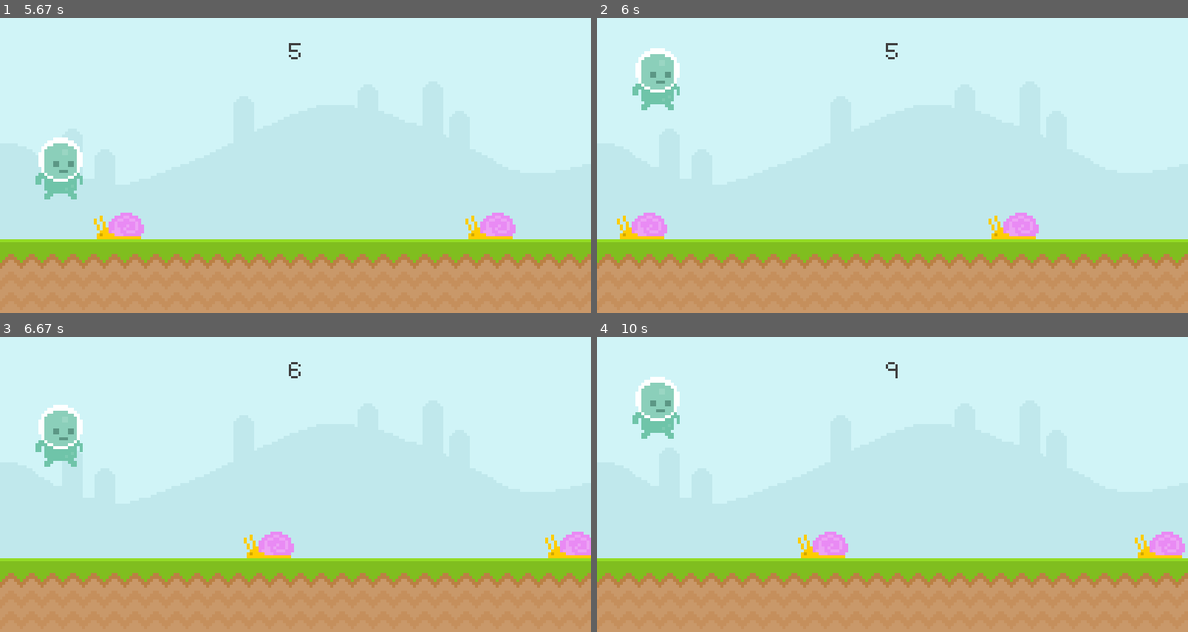
Above: before the commit, frames 1-4 (two rows, left to right).
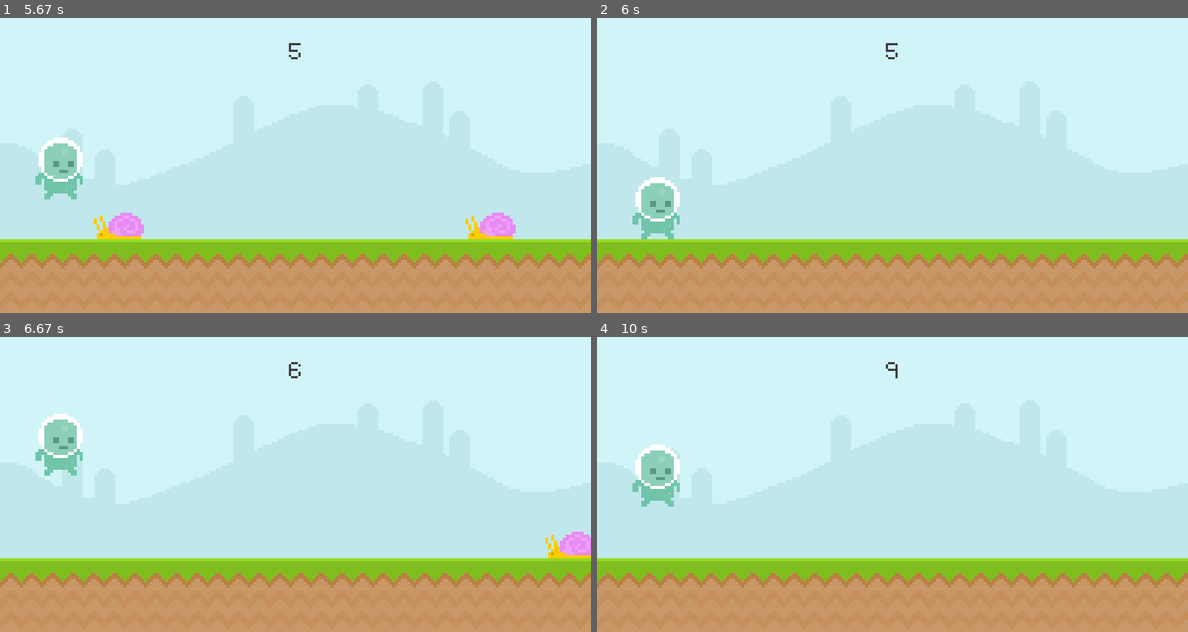
Above: after the commit, the same moments.

Repository: Dxaz/Runner-Pygame
Game: pygame game, started from src/__init__.py
Two runs of this game, one before a commit and one after it. Both use one fixed random seed, a clock stepped at 60 frames per second and the inputs below.
Inputs (mouse positions are in pixels of both pictures, inside the frame that each line leads up to):
- Up to frame 1 (5.67 s): tap Space at 0.33, 2, 2.4, 2.7, 3.23, 3.53, 4.3, 5.07, 5.47 s; click (59, 206) at 0.72 s
- Up to frame 2 (6 s): tap Space at 5.77 s
- Up to frame 3 (6.67 s): tap Space at 6.13, 6.53 s
- Up to frame 4 (10 s): tap Space at 6.83, 7.53, 8.37, 8.67, 8.9, 9.03, 9.23, 9.37, 9.5, 9.67, 9.8, 9.93 s

Frame 1 is identical in both runs. In frame 2, 3.3% of the frame differs, in the area x 3-75%, y 10-75%; in frame 3, 1.5%; in frame 4, 3.6%, in the area x 6-100%, y 13-75%.

Commit message:
Fixed collisions 1) fixed collisions 2) added some comments

Diff:
--- a/src/__init__.py
+++ b/src/__init__.py
@@ -25,18 +25,25 @@
 
     return []
 
+def collisions(player, obstacles):
+    if obstacles:
+        for obstacle_rect in obstacles:
+            if player.colliderect(obstacle_rect): return False
+    return True
 
 # pygame setup
 pygame.init()
 screen = pygame.display.set_mode((800, 400))
-
 pygame.display.set_caption(TITLE)
 clock = pygame.time.Clock()
+
+# Global variables
 game_font = pygame.font.Font('assets/font/Pixeltype.ttf', 50)
 game_active = False
 start_time = 0
 score = None
 
+# Forground and background
 sky_surf =  pygame.image.load('assets/graphics/Sky.png').convert()
 ground_surf = pygame.image.load('assets/graphics/ground.png').convert()
 
@@ -46,6 +53,7 @@
 
 obstacle_rect_list = []
 
+# Player
 player_surf = pygame.image.load('assets/graphics/Player/player_walk_1.png').convert_alpha()
 player_rect = player_surf.get_rect(midbottom = (80, 300))
 player_gravity = 0
@@ -55,8 +63,8 @@
 player_stand = pygame.transform.rotozoom(player_stand,0,2)
 player_stand_rect = player_stand.get_rect(center = (400,200))
 
-title_surf = game_font.render('Pixel Runner!',False, (111,196,169))
-title_surf_rect = title_surf.get_rect(midtop = (400,50))
+game_name = game_font.render('Pixel Runner!',False, (111,196,169))
+game_name_rect = game_name.get_rect(midtop = (400,50))
 
 start_ins_surf = game_font.render('PRESS  [SPACE]  TO  START',False, (111,196,169))
 start_ins_rect = start_ins_surf.get_rect(midtop = (400,350))
@@ -112,18 +120,22 @@
 
 
         # collision
+        game_active = collisions(player_rect, obstacle_rect_list)
 
     else:
         screen.fill((94,129,162))
         screen.blit(player_stand, player_stand_rect)
-        screen.blit(title_surf,title_surf_rect )
+        obstacle_rect_list.clear()
+        player_rect.midbottom = (80, 300)
+        player_gravity = 0
 
-        title_score_surf = game_font.render(f"Your score: {score}",False, (111,196,169))
-        title_score_rect = title_score_surf.get_rect(midtop = (400,300))
-        if score == None:
-            screen.blit(start_ins_surf, start_ins_rect)
-        else:
-            screen.blit(title_score_surf, title_score_rect)
+
+        score_message = game_font.render(f"Your score: {score}",False, (111,196,169))
+        score_message_rect = score_message.get_rect(midtop = (400,300))
+        screen.blit(game_name,game_name_rect )
+
+        if score == None: screen.blit(start_ins_surf, start_ins_rect)
+        else: screen.blit(score_message, score_message_rect)
 
     pygame.display.update()
     clock.tick(60)
